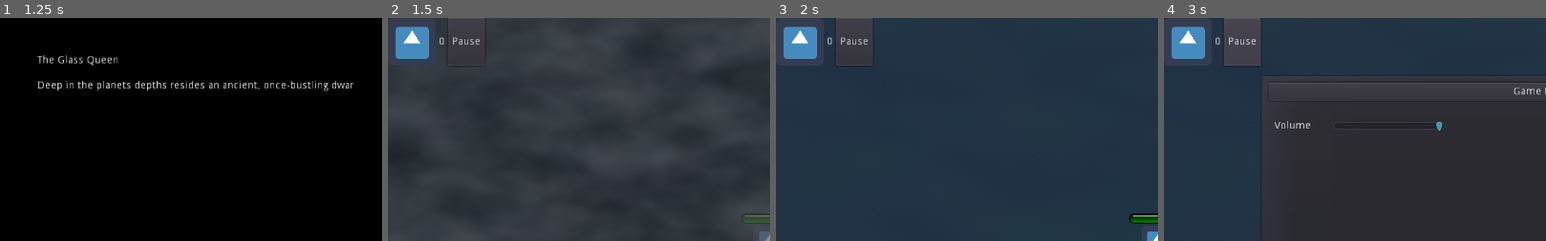
Above: before the commit, frames 1-4 (left to right).
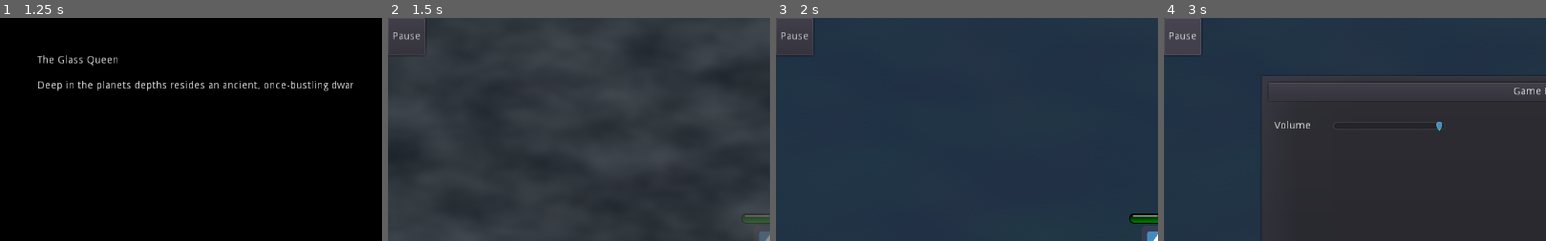
Above: after the commit, the same moments.

Repository: smclaughlan/GWJ52
Game: Godot game, scene res://Main.tscn
The game is run twice, just before and just after one commit, with the same random seed, the same clock (stepped at 60 frames per second) and the same inputs. The engine's default icon, where the game draws it, is replaced by a stand-in: a white triangle on a blue panel in a dark square.
Inputs (mouse positions are % of the whole screen's width and height, from its top left):
- Up to frame 1 (1.25 s): click "Play" at 0.5 s
- Up to frame 2 (1.5 s): click "Begin: Protect The Chandelier" at 1.25 s
- Up to frame 3 (2 s): no input
- Up to frame 4 (3 s): click (39, 94) at 2.02 s; click "Pause" at 2.75 s
The pictures show only the part of the screen within x 0-50%, y 0-50%; the shares and areas given below are measured in that part.

Frame 1 is identical in both runs. In frame 2, 1.6% of the frame differs, in the area x 0-26%, y 0-19%; in frame 3, 3.0%; in frame 4, 3.5%, in the area x 0-26%, y 0-22%.

Commit message:
Revert "Currency and object pickup (#43)"
This reverts commit 9cf30f95d78a000f8fbec41f32885bbe176afa67.

Diff:
--- a/GodotProject/Global.gd
+++ b/GodotProject/Global.gd
@@ -5,9 +5,6 @@
 var player : KinematicBody2D # player avatar, many things rely on this
 var village_location : Vector2 # so creeps know where to go
 var current_map : Node2D # for spawning bullets and creeps
-var pickable_object_spawner: Node2D # Spawner node that handles spawning of pickables
-var currency_tracker: Node # Node that tracks resources or currencies
-var hud: CanvasLayer # HUD Reference
 
 func pause():
 	# this is pretty abrupt and brute force.
--- a/GodotProject/Scenes/Battle/Battle.tscn
+++ b/GodotProject/Scenes/Battle/Battle.tscn
@@ -1,10 +1,8 @@
-[gd_scene load_steps=12 format=2]
+[gd_scene load_steps=10 format=2]
 
-[ext_resource path="res://Scenes/Battle/PickableObjectSpawner.tscn" type="PackedScene" id=1]
 [ext_resource path="res://Scenes/Player/PlayerAvatar.tscn" type="PackedScene" id=2]
 [ext_resource path="res://Scenes/Battle/CreepSpawner.tscn" type="PackedScene" id=3]
 [ext_resource path="res://Scenes/Region/Village.tscn" type="PackedScene" id=4]
-[ext_resource path="res://Scenes/Resources/Currency.tscn" type="PackedScene" id=5]
 
 [sub_resource type="CanvasItemMaterial" id=3]
 
@@ -97,7 +95,3 @@
 [node name="CollisionShape2D" type="CollisionShape2D" parent="InvisibleWalls/Wall4"]
 position = Vector2( -51, -11 )
 shape = SubResource( 6 )
-
-[node name="PickableObjectSpawner" parent="." instance=ExtResource( 1 )]
-
-[node name="Currency" parent="." instance=ExtResource( 5 )]
--- a/GodotProject/Scenes/Battle/PickableObjectSpawner.gd
+++ /dev/null
@@ -1,13 +0,0 @@
-# Spawns object based on the drop object of the class who calls it.
-
-extends Node2D
-
-
-func _ready() -> void:
-	Global.pickable_object_spawner = self
-
-
-func spawn_pickable(pickable_object: Object, position: = Vector2.ZERO) -> void:
-	var new_pickable: Object = pickable_object.instance()
-	Global.current_map.add_child(new_pickable)
-	new_pickable.position = position
--- a/GodotProject/Scenes/Battle/PickableObjectSpawner.tscn
+++ /dev/null
@@ -1,6 +0,0 @@
-[gd_scene load_steps=2 format=2]
-
-[ext_resource path="res://Scenes/Battle/PickableObjectSpawner.gd" type="Script" id=1]
-
-[node name="PickableObjectSpawner" type="Node2D"]
-script = ExtResource( 1 )
--- a/GodotProject/Scenes/Enemies/Creep.gd
+++ b/GodotProject/Scenes/Enemies/Creep.gd
@@ -22,22 +22,17 @@
 enum States { INITIALIZING, READY, MOVING, ATTACKING, INVULNERABLE, RELOADING, STUNNED, DEAD }
 var State = States.INITIALIZING
 
-export (PackedScene) var dropped_pickable
-
-signal died
 
 # Called when the node enters the scene tree for the first time.
 func _ready():
-	if Global.pickable_object_spawner != null:
-		connect("died", Global.pickable_object_spawner, "spawn_pickable")
 	$corpse.hide()
-
 
 func init(initialPos, navTarget):
 	set_global_position(initialPos)
 	nav_target = navTarget
 	State = States.MOVING
 	set_target(Global.player)
+
 
 
 # Called every frame. 'delta' is the elapsed time since the previous frame.
@@ -116,7 +111,6 @@
 
 func _on_DeathTimer_timeout():
 	die_for_real_this_time()
-	emit_signal("died", dropped_pickable, position)
 
 
 func _on_InvulnerabiltyTimer_timeout():
--- a/GodotProject/Scenes/Enemies/Creep.tscn
+++ b/GodotProject/Scenes/Enemies/Creep.tscn
@@ -1,11 +1,10 @@
-[gd_scene load_steps=11 format=2]
+[gd_scene load_steps=10 format=2]
 
 [ext_resource path="res://Scenes/Enemies/BadRobot.png" type="Texture" id=1]
 [ext_resource path="res://Scenes/Enemies/Creep.gd" type="Script" id=2]
 [ext_resource path="res://Scenes/Enemies/OwNoise.wav" type="AudioStream" id=3]
 [ext_resource path="res://Scenes/Enemies/CreepMeleeWeapon.tscn" type="PackedScene" id=4]
-[ext_resource path="res://Scenes/Objects/Pickups/Sun.tscn" type="PackedScene" id=5]
-[ext_resource path="res://Scenes/Enemies/BloodStain.png" type="Texture" id=6]
+[ext_resource path="res://Scenes/Enemies/BloodStain.png" type="Texture" id=5]
 
 [sub_resource type="CircleShape2D" id=4]
 radius = 27.0046
@@ -48,7 +47,6 @@
 collision_layer = 2
 collision_mask = 15
 script = ExtResource( 2 )
-dropped_pickable = ExtResource( 5 )
 
 [node name="Sprite" type="Sprite" parent="."]
 texture = ExtResource( 1 )
--- a/GodotProject/Scenes/GUI/HUD.gd
+++ b/GodotProject/Scenes/GUI/HUD.gd
@@ -1,15 +1,10 @@
 extends CanvasLayer
 
-
-# Declare member variables here. Examples:
-# var a = 2
-# var b = "text"
-onready var sun_amount = $header/Currency/SunAmount
 var player
 
 # Called when the node enters the scene tree for the first time.
 func _ready():
-	Global.hud = self
+	pass # Replace with function body.
 
 func init(myPlayer):
 	player = myPlayer
@@ -22,8 +17,6 @@
 		$ShoppingPopupPanel.popup()
 
 
-func update_sun(sun: int) -> void:
-	sun_amount.text = str(sun)
 
 
 func _on_PauseButton_pressed():
--- a/GodotProject/Scenes/GUI/HUD.tscn
+++ b/GodotProject/Scenes/GUI/HUD.tscn
@@ -37,27 +37,9 @@
 margin_bottom = 50.0
 rect_min_size = Vector2( 0, 50 )
 
-[node name="Currency" type="HBoxContainer" parent="header"]
-margin_right = 76.0
-margin_bottom = 64.0
-alignment = 1
-
-[node name="Icon" type="TextureRect" parent="header/Currency"]
-margin_right = 64.0
-margin_bottom = 64.0
-texture = ExtResource( 1 )
-
-[node name="SunAmount" type="Label" parent="header/Currency"]
-margin_left = 68.0
-margin_top = 25.0
-margin_right = 76.0
-margin_bottom = 39.0
-text = "0"
-
 [node name="PauseButton" type="Button" parent="header"]
-margin_left = 80.0
-margin_right = 130.0
-margin_bottom = 64.0
+margin_right = 50.0
+margin_bottom = 50.0
 text = "Pause"
 
 [node name="Footer" type="MarginContainer" parent="."]
--- a/GodotProject/Scenes/Objects/Pickups/PickableObject.gd
+++ /dev/null
@@ -1,32 +0,0 @@
-# Template for objects that are pickable
-#
-# Can be extended for different objects that provide different
-# functions.
-#
-# Once the player is in range, the item will be freed instantly
-
-extends Area2D
-class_name PickableObject
-
-const PICKUP_SPEED = 300
-
-var on_pickup_radius: bool = false setget set_on_pickup
-
-signal picked
-
-
-func _on_PickableObject_body_entered(body: Node) -> void:
-	if body.collision_layer == 1:
-		queue_free()
-		emit_signal("picked")
-
-
-func _physics_process(delta: float) -> void:
-	if !on_pickup_radius:
-		return
-	var velocity: Vector2 = position.direction_to(Global.player.position)
-	position += velocity * PICKUP_SPEED * delta
-
-
-func set_on_pickup(value: bool) -> void:
-	on_pickup_radius = value
--- a/GodotProject/Scenes/Objects/Pickups/PickableObject.tscn
+++ /dev/null
@@ -1,73 +0,0 @@
-[gd_scene load_steps=7 format=2]
-
-[ext_resource path="res://icon.png" type="Texture" id=1]
-[ext_resource path="res://Scenes/Objects/Pickups/PickableObject.gd" type="Script" id=2]
-
-[sub_resource type="CircleShape2D" id=4]
-radius = 32.0
-
-[sub_resource type="Animation" id=1]
-length = 0.001
-tracks/0/type = "value"
-tracks/0/path = NodePath("Sprite:position")
-tracks/0/interp = 1
-tracks/0/loop_wrap = true
-tracks/0/imported = false
-tracks/0/enabled = true
-tracks/0/keys = {
-"times": PoolRealArray( 0 ),
-"transitions": PoolRealArray( 1 ),
-"update": 0,
-"values": [ Vector2( 0, -10 ) ]
-}
-
-[sub_resource type="Animation" id=2]
-resource_name = "idle"
-loop = true
-tracks/0/type = "value"
-tracks/0/path = NodePath("Sprite:position")
-tracks/0/interp = 1
-tracks/0/loop_wrap = true
-tracks/0/imported = false
-tracks/0/enabled = true
-tracks/0/keys = {
-"times": PoolRealArray( 0, 0.5, 1 ),
-"transitions": PoolRealArray( 1, 1, 0.5 ),
-"update": 0,
-"values": [ Vector2( 0, 0 ), Vector2( 0, -10 ), Vector2( 0, 0 ) ]
-}
-
-[sub_resource type="Animation" id=3]
-resource_name = "pickup"
-length = 0.4
-tracks/0/type = "value"
-tracks/0/path = NodePath("Sprite:scale")
-tracks/0/interp = 1
-tracks/0/loop_wrap = true
-tracks/0/imported = false
-tracks/0/enabled = true
-tracks/0/keys = {
-"times": PoolRealArray( 0, 0.4 ),
-"transitions": PoolRealArray( 1, -2 ),
-"update": 0,
-"values": [ Vector2( 1, 1 ), Vector2( 1e-05, 1e-05 ) ]
-}
-
-[node name="PickableObject" type="Area2D"]
-collision_layer = 64
-script = ExtResource( 2 )
-
-[node name="Sprite" type="Sprite" parent="."]
-position = Vector2( 0, -10 )
-texture = ExtResource( 1 )
-
-[node name="CollisionShape2D" type="CollisionShape2D" parent="."]
-shape = SubResource( 4 )
-
-[node name="AnimationPlayer" type="AnimationPlayer" parent="."]
-autoplay = "idle"
-anims/RESET = SubResource( 1 )
-anims/idle = SubResource( 2 )
-anims/pickup = SubResource( 3 )
-
-[connection signal="body_entered" from="." to="." method="_on_PickableObject_body_entered"]
--- a/GodotProject/Scenes/Objects/Pickups/Sun.gd
+++ /dev/null
@@ -1,5 +0,0 @@
-extends PickableObject
-
-
-func _ready() -> void:
-	connect("picked", Global.currency_tracker, "update_amount")
--- a/GodotProject/Scenes/Objects/Pickups/Sun.tscn
+++ /dev/null
@@ -1,11 +0,0 @@
-[gd_scene load_steps=4 format=2]
-
-[ext_resource path="res://Scenes/Objects/Pickups/PickableObject.tscn" type="PackedScene" id=1]
-[ext_resource path="res://Scenes/Objects/Pickups/ba7a97ebdad718b2f66e38e7bab2600f5f8357bfr1-720-750v2_uhq-removebg-preview.png" type="Texture" id=2]
-[ext_resource path="res://Scenes/Objects/Pickups/Sun.gd" type="Script" id=3]
-
-[node name="Sun" instance=ExtResource( 1 )]
-script = ExtResource( 3 )
-
-[node name="Sprite" parent="." index="0"]
-texture = ExtResource( 2 )
--- a/GodotProject/Scenes/Objects/Tools/ConstructionWrench.gd
+++ b/GodotProject/Scenes/Objects/Tools/ConstructionWrench.gd
@@ -16,10 +16,9 @@
 enum States { INITIALIZING, STORED, ACTIVE }
 var State = States.INITIALIZING
 
-signal tower_built
 
 func _ready():
-	connect("tower_built", Global.currency_tracker, "update_amount")
+	pass
 
 
 func init(myPlayer):
@@ -33,12 +32,8 @@
 		attempt_to_spawn_tower()
 
 func attempt_to_spawn_tower():
-	var cost_reference: CostReference = CostReference.new()
-	cost_reference.tower = tower_base_scene.instance()
-	cost_reference.cost = cost_reference.tower.cost
-	if tower_buildmode_visual.can_place and cost_reference.can_purchase():
+	if tower_buildmode_visual.can_place:
 		spawn_tower()
-		emit_signal("tower_built", -cost_reference.cost)
 	else:
 		$IncorrectPlacementNoise.play()
 
@@ -51,6 +46,7 @@
 		$BuildNoise.play()
 		Global.current_map.add_child(new_tower)
 		new_tower.init("fire")
+
 
 
 func set_towerbuildmode(enabled:bool):
--- a/GodotProject/Scenes/Objects/Towers/TowerBase.gd
+++ b/GodotProject/Scenes/Objects/Towers/TowerBase.gd
@@ -1,8 +1,6 @@
 extends Node2D
 
 var tower_turret_scene = load("res://Scenes/Objects/Towers/TowerTurret.tscn")
-
-export var cost: int = 10
 
 # Called when the node enters the scene tree for the first time.
 func _ready():
--- a/GodotProject/Scenes/Player/PickupRadius.gd
+++ /dev/null
@@ -1,15 +0,0 @@
-extends Area2D
-
-
-
-func _on_PickupRadius_area_entered(area: Area2D) -> void:
-	set_pickable_on_pickup(area, true)
-
-
-func _on_PickupRadius_area_exited(area: Area2D) -> void:
-	set_pickable_on_pickup(area, false)
-
-
-func set_pickable_on_pickup(area: Area2D, value: bool) -> void:
-	if area.has_method("set_on_pickup"):
-		area.on_pickup_radius = value
--- a/GodotProject/Scenes/Player/PlayerAvatar.tscn
+++ b/GodotProject/Scenes/Player/PlayerAvatar.tscn
@@ -9,13 +9,9 @@
 [ext_resource path="res://Scenes/Objects/Tools/ConstructionWrench.tscn" type="PackedScene" id=7]
 [ext_resource path="res://Scenes/GUI/HUD.tscn" type="PackedScene" id=8]
 [ext_resource path="res://Scenes/Objects/Weapons/Sword.tscn" type="PackedScene" id=9]
-[ext_resource path="res://Scenes/Player/PickupRadius.gd" type="Script" id=10]
 
 [sub_resource type="RectangleShape2D" id=1]
 extents = Vector2( 31, 31.5 )
-
-[sub_resource type="CircleShape2D" id=2]
-radius = 300.0
 
 [node name="Player" type="KinematicBody2D"]
 script = ExtResource( 3 )
@@ -66,14 +62,4 @@
 
 [node name="Weapons" type="Node2D" parent="."]
 
-[node name="PickupRadius" type="Area2D" parent="."]
-collision_layer = 128
-collision_mask = 64
-script = ExtResource( 10 )
-
-[node name="CollisionShape2D" type="CollisionShape2D" parent="PickupRadius"]
-shape = SubResource( 2 )
-
 [connection signal="timeout" from="DeathTimer" to="." method="_on_DeathTimer_timeout"]
-[connection signal="area_entered" from="PickupRadius" to="PickupRadius" method="_on_PickupRadius_area_entered"]
-[connection signal="area_exited" from="PickupRadius" to="PickupRadius" method="_on_PickupRadius_area_exited"]
--- a/GodotProject/Scenes/Resources/CostReference.gd
+++ /dev/null
@@ -1,8 +0,0 @@
-extends Reference
-class_name CostReference
-
-var cost: int = 0
-var tower: Object = null
-
-func can_purchase() -> bool:
-	return cost <= Global.currency_tracker.sun
--- a/GodotProject/Scenes/Resources/Currency.gd
+++ /dev/null
@@ -1,22 +0,0 @@
-"""
-Tracks currency
-"""
-extends Node
-
-signal resource_changed
-
-# Base currency. Change the name if we must.
-var sun: int = 0
-
-func _ready() -> void:
-	Global.currency_tracker = self
-	connect("resource_changed", Global.hud, "update_sun")
-
-
-func update_amount(new_amount: int = 1) -> void:
-	sun += new_amount
-	emit_signal("resource_changed", sun)
-
-
-func get_amount() -> int:
-	return sun
--- a/GodotProject/Scenes/Resources/Currency.tscn
+++ /dev/null
@@ -1,6 +0,0 @@
-[gd_scene load_steps=2 format=2]
-
-[ext_resource path="res://Scenes/Resources/Currency.gd" type="Script" id=1]
-
-[node name="Currency" type="Node"]
-script = ExtResource( 1 )
--- a/GodotProject/project.godot
+++ b/GodotProject/project.godot
@@ -7,22 +7,6 @@
 ;   param=value ; assign values to parameters
 
 config_version=4
-
-_global_script_classes=[ {
-"base": "Reference",
-"class": "CostReference",
-"language": "GDScript",
-"path": "res://Scenes/Resources/CostReference.gd"
-}, {
-"base": "Area2D",
-"class": "PickableObject",
-"language": "GDScript",
-"path": "res://Scenes/Objects/Pickups/PickableObject.gd"
-} ]
-_global_script_class_icons={
-"CostReference": "",
-"PickableObject": ""
-}
 
 [application]
 
@@ -114,8 +98,6 @@
 2d_physics/layer_4="Bullets"
 2d_physics/layer_5="Melee Weapons"
 2d_physics/layer_6="NPCs"
-2d_physics/layer_7="Pickables"
-2d_physics/layer_8="PlayerCollectionRadius"
 
 [physics]
 
Not shown: 1 places in GodotProject/Scenes/Enemies/Creep.tscn that only renumber resources
Binary file removed: GodotProject/Scenes/Objects/Pickups/ba7a97ebdad718b2f66e38e7bab2600f5f8357bfr1-720-750v2_uhq-removebg-preview.png
Not shown, removed: GodotProject/Scenes/Objects/Pickups/ba7a97ebdad718b2f66e38e7bab2600f5f8357bfr1-720-750v2_uhq-removebg-preview.png.import
Not shown: 1 places in GodotProject/Scenes/Player/PlayerAvatar.tscn that only renumber resources
